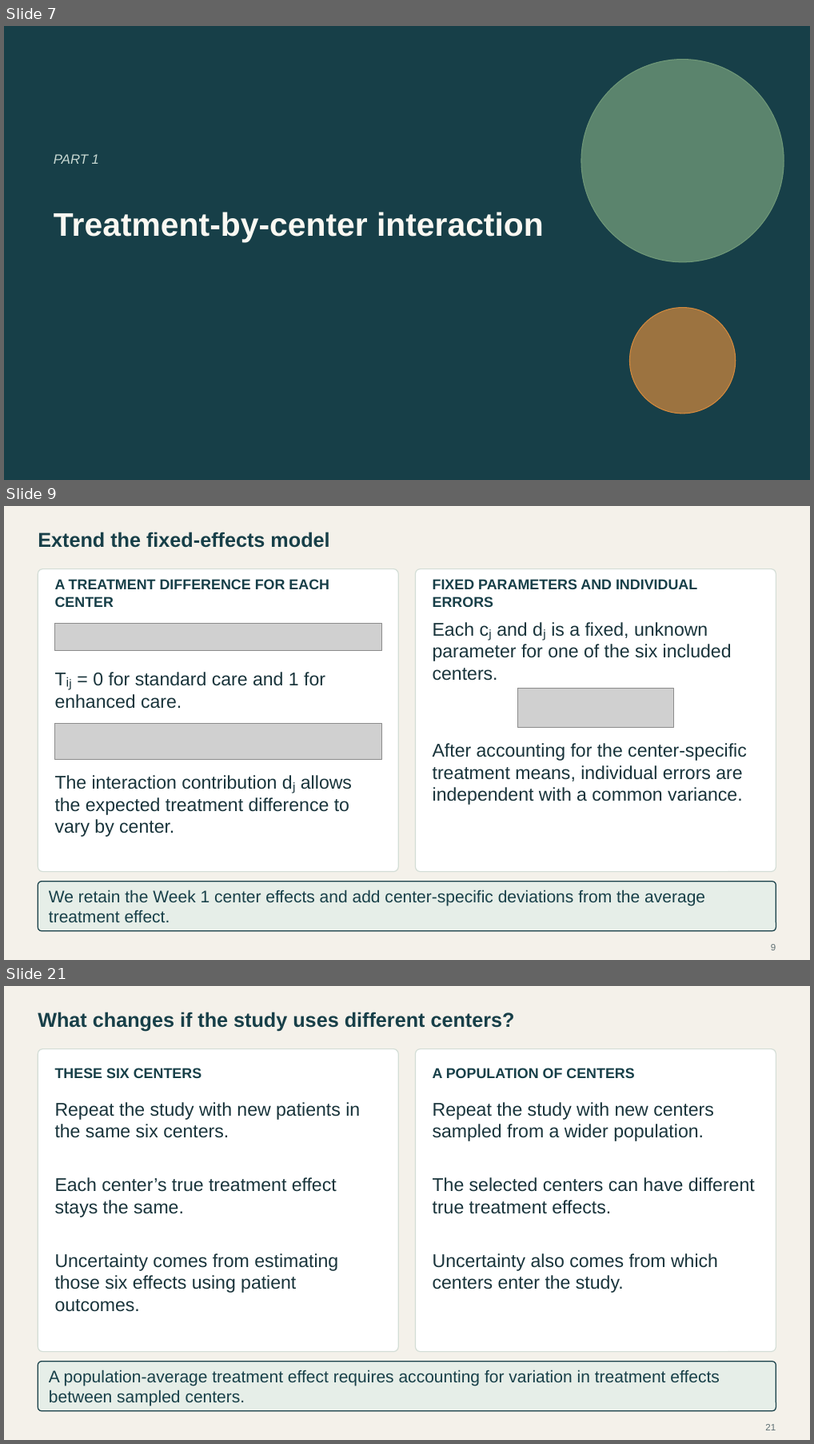
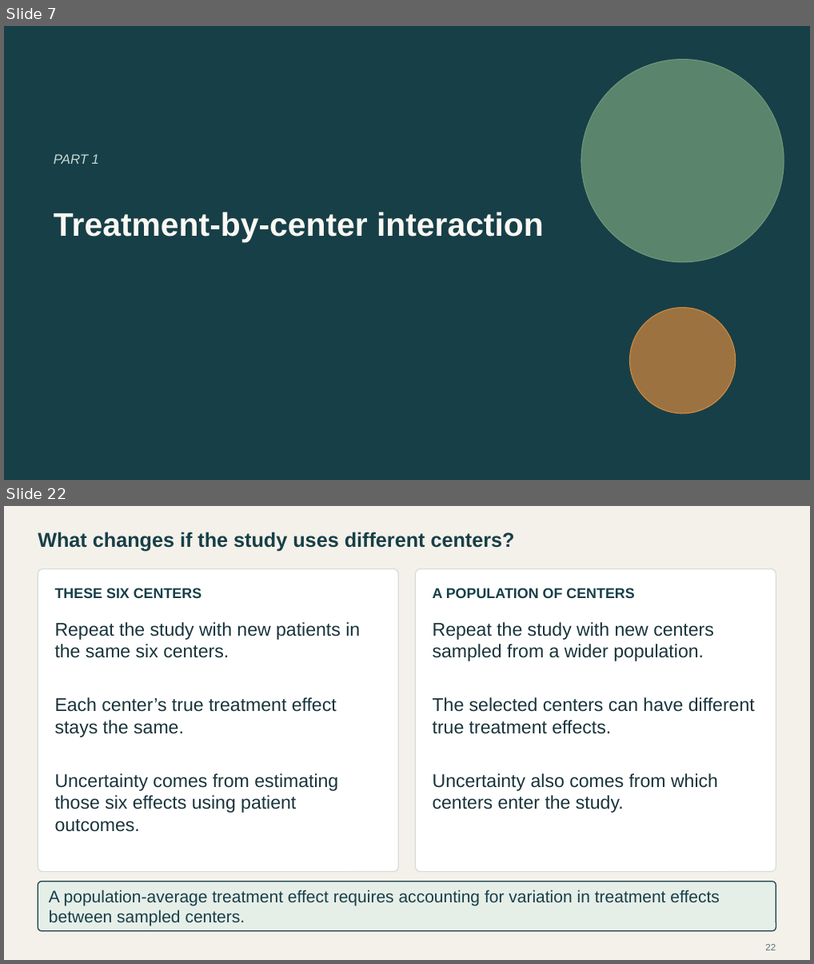
Before and after one commit to Postmus/BeyondMLR, a slide deck: lectures_2627/week2/Beyond_MLR_Week_2.pptx. Shown one above the other, each under a label of ours: slides 7, 9 and 21 before the commit, slides 7 and 22 after it; the slides between them are not shown. The pictures are 814x1444 and 814x964 pixels, drawn with LibreOffice and Linux fonts; fonts in the diff are those of the drawing; grey boxes stand for pictures. Boxes give left, top, right and bottom in pixels: in the first picture for what was removed or moved away, otherwise in the second. Text is boxed around its words. In the diff, an @@ line names an element or a change of style, - is before the commit and + after.

Commit message:
Refine Week 2 interaction case study and simplify uncertainty discussion

```diff
--- a/lectures_2627/week2/Beyond_MLR_Week_2.pptx
+++ b/lectures_2627/week2/Beyond_MLR_Week_2.pptx
@@ slide 9 removed at bbox=[4, 506, 810, 960], background #F4F1EA @@
@@ text removed at bbox=[38, 532, 330, 548] @@
-Extend the fixed-effects model
@@ rounded rectangle removed at bbox=[38, 569, 398, 872] @@
@@ rounded rectangle removed at bbox=[415, 569, 776, 872] @@
@@ text removed at bbox=[55, 579, 330, 607] @@
-A TREATMENT DIFFERENCE FOR EACH CENTER
@@ text removed at bbox=[433, 579, 698, 607] @@
-FIXED PARAMETERS AND INDIVIDUAL ERRORS
@@ picture removed at bbox=[55, 624, 382, 651] @@
@@ text removed at bbox=[433, 622, 732, 680] @@
-Each cⱼ and dⱼ is a fixed, unknown parameter for one of the six included centers.
@@ text removed at bbox=[55, 672, 326, 708] @@
-Tᵢⱼ = 0 for standard care and 1 for enhanced care.
@@ picture removed at bbox=[518, 688, 674, 728] @@
@@ picture removed at bbox=[55, 724, 382, 760] @@
@@ text removed at bbox=[433, 743, 747, 804] @@
-After accounting for the center-specific treatment means, individual errors are independent with a common variance.
@@ text removed at bbox=[55, 775, 352, 836] @@
-The interaction contribution dⱼ allows the expected treatment difference to vary by center.
@@ rounded rectangle removed at bbox=[38, 881, 777, 931] @@
@@ text removed at bbox=[49, 889, 706, 922] @@
-We retain the Week 1 center effects and add center-specific deviations from the average treatment effect.
@@ page number removed at bbox=[771, 944, 776, 950] @@
-9
@@ what was slide 21 is now slide 22 @@
@@ page number at bbox=[766, 944, 776, 950]: text changed @@
-21
+22
```
Also in this commit, not shown: 2 slides changed, 13 slides added, 11 other slides removed, 32 other files.
